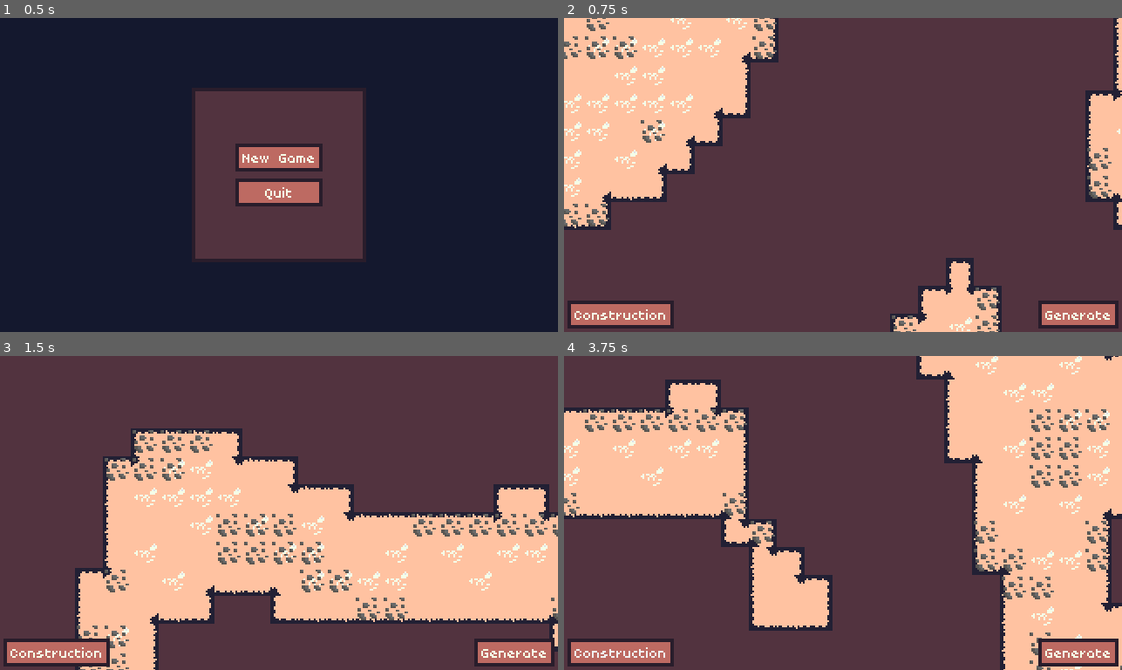
Above: before the commit, frames 1-4 (two rows, left to right).
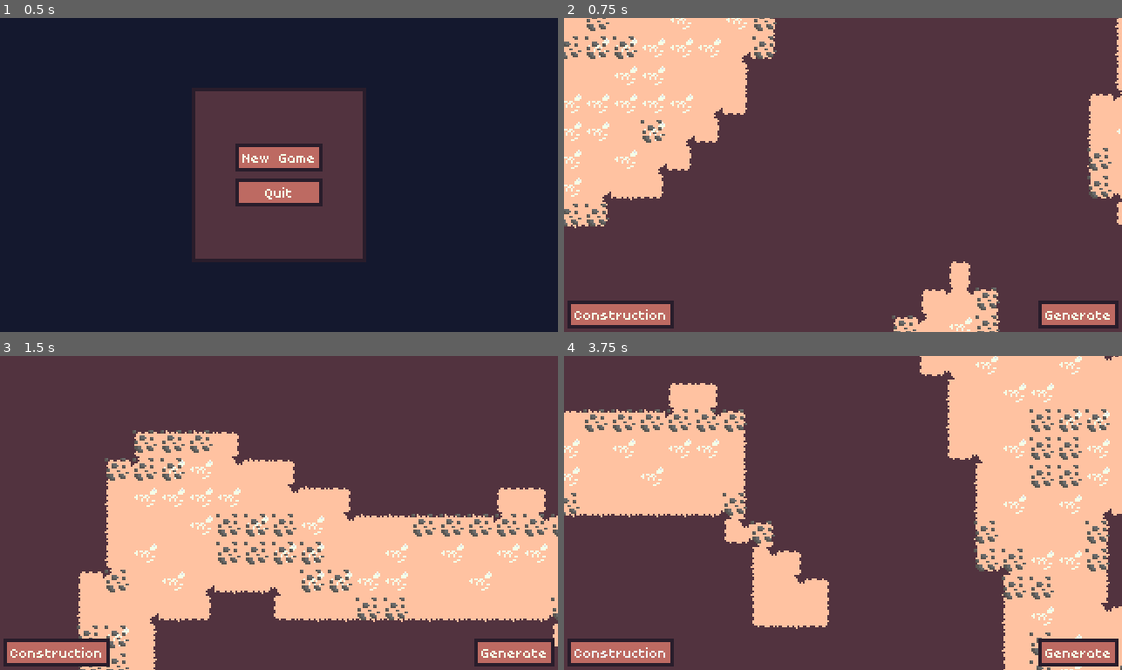
Above: after the commit, the same moments.

Repository: Byteron/floating-islands
Game: Godot game, scene res://source/menu/TitleScreen.tscn
The game is run twice, just before and just after one commit, with the same random seed, the same clock (stepped at 60 frames per second) and the same inputs.
Inputs (mouse positions are in pixels of both pictures, inside the frame that each line leads up to):
- Up to frame 1 (0.5 s): no input
- Up to frame 2 (0.75 s): click "New Game" at 0.5 s
- Up to frame 3 (1.5 s): click "Generate" at 1.25 s
- Up to frame 4 (3.75 s): click "Construction" at 2 s; tap Enter at 2.75 s; move the mouse to (965, 497) at 2.77 s; press the mouse at (965, 497) at 2.78 s; hold Right (ui_right) 2.78-3.53 s; move the mouse to (731, 528) at 3.52 s; release the mouse at (731, 528) at 3.53 s; hold Down (ui_down) from 3.53 s (still down); right-click (731, 528) at 3.6 s

Frame 1 is identical in both runs. In frame 2, 2.5% of the frame differs, in the area x 0-100%, y 0-100%; in frame 3, 3.4%; in frame 4, 3.7%.

Commit message:
fixing game background.

Diff:
--- a/source/game/Game.tscn
+++ b/source/game/Game.tscn
@@ -17,7 +17,7 @@
 anchor_right = 1.0
 anchor_bottom = 1.0
 mouse_filter = 2
-color = Color( 0.133333, 0.12549, 0.203922, 1 )
+color = Color( 0.321569, 0.2, 0.247059, 1 )
 __meta__ = {
 "_edit_use_anchors_": false
 }
